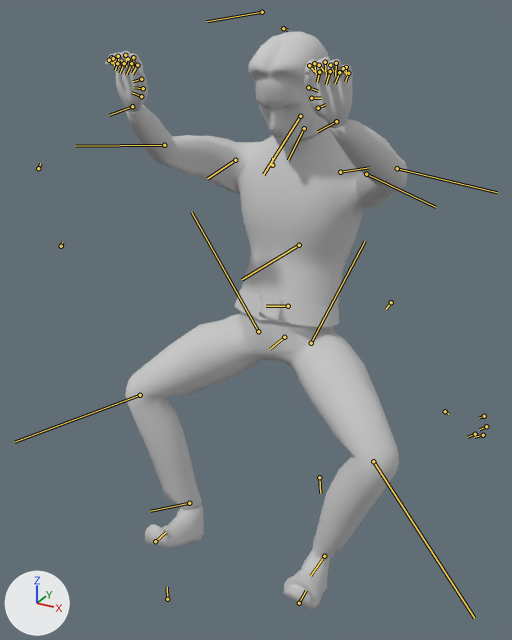
One commit to the FBX model work/이혜빈/사람/Char_Climbing_Left.FBX: the scene before it, then after it.
Camera for both pictures: a camera (50 mm lens) standing at (0.87, -1.588, 1.869) and looking at (-0.044, 0.073, 1.038). The axes (+X, +Y, +Z) are drawn at lower left. The lights are the same throughout. Both versions are drawn at frame 1 of the action 'Take 001'; the numbers are the values there. The bones that bend it are drawn over the model as lines.

The first picture shows 'char_head_low1'.
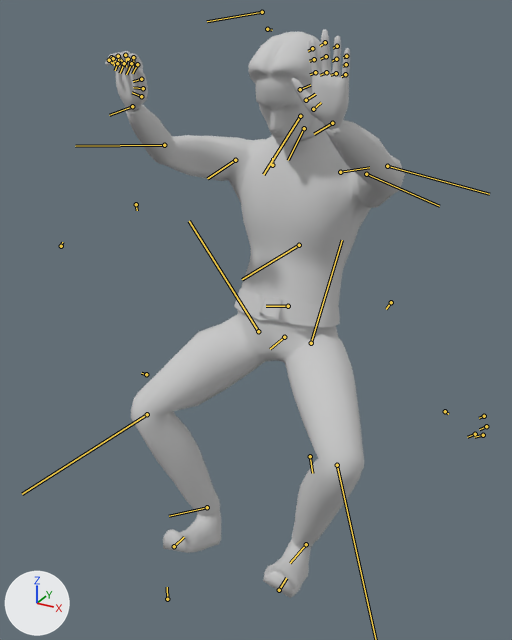
Pixel boxes (x1, y1, x2, y2) of what changed, in the pictures (512 x 640 px):
'char_head_low1', posed: before (105, 32, 408, 611); after (105, 30, 405, 598)
bone 'Bip001 L UpperArm', root to tip: before (366, 174) to (435, 207); after (366, 174) to (439, 206)
bone 'Bip001 L Forearm', root to tip: before (397, 168) to (497, 192); after (387, 166) to (489, 194)
bone 'Bip001 L Finger0', root to tip: before (318, 108) to (325, 104); after (313, 109) to (321, 102)
bone 'Bip001 L Finger01', root to tip: before (311, 98) to (321, 98); after (306, 100) to (315, 94)
bone 'Bip001 L Finger1', root to tip: before (319, 72) to (317, 82); after (315, 72) to (310, 74)
bone 'Bip001 L Finger11', root to tip: before (314, 63) to (316, 74); after (314, 59) to (309, 61)
bone 'Bip001 L Finger12', root to tip: before (309, 65) to (314, 71); after (312, 48) to (308, 51)
bone 'Bip001 L Finger2', root to tip: before (330, 71) to (326, 84); after (326, 72) to (320, 75)
bone 'Bip001 L Finger21', root to tip: before (325, 62) to (326, 75); after (326, 56) to (320, 59)
bone 'Bip001 L Finger22', root to tip: before (319, 65) to (324, 71); after (325, 42) to (320, 46)
bone 'Bip001 L Finger3', root to tip: before (339, 72) to (335, 83); after (336, 73) to (330, 75)
bone 'Bip001 L Finger31', root to tip: before (336, 63) to (335, 76); after (336, 59) to (332, 61)
bone 'Bip001 L Finger32', root to tip: before (330, 65) to (333, 71); after (337, 46) to (333, 48)
bone 'Bip001 L Finger4', root to tip: before (348, 73) to (345, 81); after (345, 74) to (341, 76)
bone 'Bip001 L Finger41', root to tip: before (346, 67) to (346, 75); after (346, 64) to (343, 66)
bone 'Bip001 L Finger42', root to tip: before (343, 68) to (345, 73); after (346, 56) to (343, 57)
bone 'Bip001 L Thigh', root to tip: before (311, 343) to (365, 241); after (311, 343) to (342, 240)
bone 'Bip001 L Foot', root to tip: before (324, 556) to (310, 576); after (306, 544) to (290, 563)
bone 'Bip001 R Thigh', root to tip: before (258, 331) to (191, 212); after (258, 331) to (189, 221)
bone 'Bip001 R Calf', root to tip: before (140, 395) to (14, 442); after (147, 414) to (22, 494)
bone 'Bip001 R Foot', root to tip: before (189, 503) to (150, 511); after (207, 507) to (169, 516)

What the commit changed:
Bone 'Bip001 L UpperArm' (bone_bip001_l_upperarm) turns from (-23, -30, -24) to (-19, -31, -32) degrees about its own x, y and z.
Bone 'Bip001 L Forearm' (bone_bip001_l_forearm) turns from (0, 0, -42) to (0, 0, -31) degrees about its own x, y and z.
Bone 'Bip001 L Finger0' (bone_bip001_l_finger0) turns from (0, 0, 15) to (11, -1, 3) degrees about its own x, y and z.
Bone 'Bip001 L Finger01' (bone_bip001_l_finger01) turns from (0, 0, 15) to (11, -1, 3) degrees about its own x, y and z.
Bone 'Bip001 L Finger1' (bone_bip001_l_finger1) turns from (0, 0, 45) to (0, 0, -1) degrees about its own x, y and z.
Bone 'Bip001 L Finger11' (bone_bip001_l_finger11) turns from (0, 0, 45) to (0, 0, -1) degrees about its own x, y and z.
Bone 'Bip001 L Finger12' (bone_bip001_l_finger12) turns from (0, 0, 45) to (0, 0, -1) degrees about its own x, y and z.
Bone 'Bip001 L Finger2' (bone_bip001_l_finger2) turns from (0, 0, 45) to (0, 0, -1) degrees about its own x, y and z.
Bone 'Bip001 L Finger21' (bone_bip001_l_finger21) turns from (0, 0, 45) to (0, 0, -1) degrees about its own x, y and z.
Bone 'Bip001 L Finger22' (bone_bip001_l_finger22) turns from (0, 0, 45) to (0, 0, -1) degrees about its own x, y and z.
Bone 'Bip001 L Finger3' (bone_bip001_l_finger3) turns from (0, 0, 45) to (0, 0, -1) degrees about its own x, y and z.
Bone 'Bip001 L Finger31' (bone_bip001_l_finger31) turns from (0, 0, 45) to (0, 0, -1) degrees about its own x, y and z.
Bone 'Bip001 L Finger32' (bone_bip001_l_finger32) turns from (0, 0, 45) to (0, 0, -1) degrees about its own x, y and z.
Bone 'Bip001 L Finger4' (bone_bip001_l_finger4) turns from (0, 0, 45) to (0, 0, -1) degrees about its own x, y and z.
Bone 'Bip001 L Finger41' (bone_bip001_l_finger41) turns from (0, 0, 45) to (0, 0, -1) degrees about its own x, y and z.
Bone 'Bip001 L Finger42' (bone_bip001_l_finger42) turns from (0, 0, 45) to (0, 0, -1) degrees about its own x, y and z.
Bone 'Bip001 L Thigh' (bone_bip001_l_thigh) turns from (-43, 36, 27) to (-29, 24, 38) degrees about its own x, y and z.
Bone 'Bip001 L Calf' (bone_bip001_l_calf) turns from (0, 0, -78) to (0, 0, -85) degrees about its own x, y and z.
Bone 'Bip001 L Foot' (bone_bip001_l_foot) turns from (61, -15, 11) to (44, -16, 23) degrees about its own x, y and z.
Bone 'Bip001 R Thigh' (bone_bip001_r_thigh) turns from (44, -35, 27) to (30, -22, 34) degrees about its own x, y and z.
Bone 'Bip001 R Calf' (bone_bip001_r_calf) turns from (0, 0, -78) to (0, 0, -82) degrees about its own x, y and z.
Bone 'Bip001 R Foot' (bone_bip001_r_foot) turns from (-61, 15, 15) to (-44, 18, 28) degrees about its own x, y and z.
